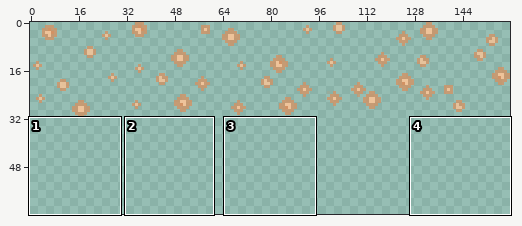
Sprite sheet: source/core/assets/images/fireflies.png. The first picture is a wide view before the edit; the outline marks the close-up.
Close-up. Old version:
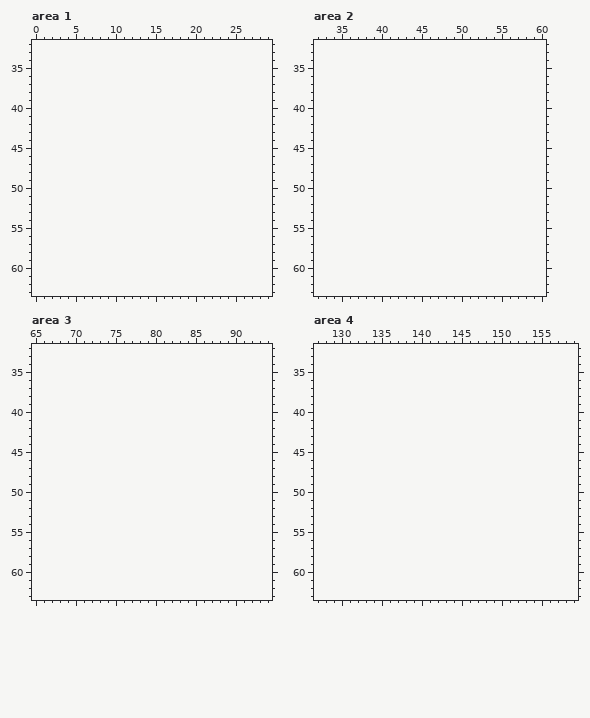
The file is 160x32 pixels. Colours within 5 levels of each other are drawn and written as one. Shown: area 1: x 0..29, y 32..63; area 2: x 32..60, y 32..63; area 3: x 65..94, y 32..63; area 4: x 127..159, y 32..63. The old version is drawn lined up with the new one, on the new canvas. The commit also changed other parts of the picture, which this record leaves out.
The same view after the edit:
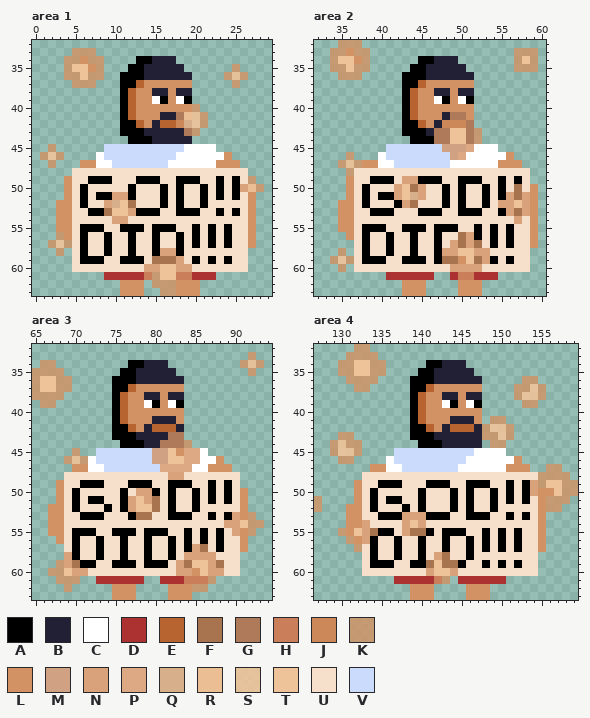
Palette (. is transparent): A #000000  B #222034  C #ffffff  D #ac3232  E #b86430  F #a7744f  G #ae7a5a  H #ca7e59  J #cc8859  K #d29264cb  L #d29264  M #d0a183  N #daa27a  P #dca984  Q #d7b08b  R #ebbe94  S #eec399e7  T #eec39a  U #f6e0cb  V #cbdbfc
Difference:
canvas 160x32 -> 160x64
Changed rows in their new state; - is an unchanged pixel.
Area 1:
first column x 1:
33 ----KKK---------------------
34 ---KKLKK----AABBB-----------
35 ---KTTLK---AABBBBB------K---
36 ---KKTKK--AAABBBBBB----KSK--
37 ----KKK---AAELLLLLL-----K---
38 ----------AELLBBLBB---------
39 ----------AELLCALCA---------
40 ----------AELLLLLLLK--------
41 ----------AELLLBBGRSK-------
42 ----------AAELBEEJQSK-------
43 ----------AAABBBBBGK--------
44 -----------AAABBBBB---------
45 -K------VVVVVVVVVVCCCC------
46 KSK----CVVVVVVVVVCCCCCCL----
47 -K---LLCCVVVVVVVCCCCCCLLL---
48 ----UUUUUUUUUUUUUUUUUUUUUU--
49 ---LUUAAAUUUAAAUUAAAUUAUAUK-
50 ---LUAUUUUUAUUUAUAUUAUAUANRK
51 ---LUAUAANNAUUUAUAUUAUAUAUL-
52 --LLUAUUNQTFUUUAUAUUAUUUUUL-
53 --LLUUAAFTTNAAAUUAAAUUAUAUL-
54 --LLUUUUUNNUUUUUUUUUUUUUUUL-
55 --LLUAAAUUAAAUAAAUUAUAUAUUL-
56 --KLUAUUAUUAUUAUUAUAUAUAUUL-
57 -KSKUAUUAUUAUUAUUAUAUAUAUUL-
58 --K-UAUUAUUAUUANNAUUUUUUUU--
59 ----UAAAUUAAAUFFFNUAUAUAUU--
60 ----UUUUUUUUUNNTTNNUUUUUUU--
61 --------DDDDDHKTTHHDDD------
62 ----------LLL-KKKLLL--------
63 ----------LLL--KKLLL--------
Area 2:
first column x 34:
32 -KKK----------------------
33 KKLKK------------------KKK
34 KTTLK------AABBB-------KTK
35 KKTKK-----AABBBBB------KKK
36 -KKK-----AAABBBBBB--------
37 ---------AAELLLLLL--------
38 ---------AELLBBLBB--------
39 ---------AELLCALCA--------
40 ---------AELLLLLLL--------
41 ---------AELLLBGGL--------
42 ---------AAELBJJJG--------
43 ---------AAABGGTTGK-------
44 ----------AAAGGTTGK-------
45 -------VVVVVVVMMMPCCC-----
46 --K---CVVVVVVVVMPCCCCCL---
47 -KSKLLCCVVVVVVVCCCCCCLLL--
48 --KUUUUUUUUUUUUUUUUUUUUUU-
49 --LUUAAAUNNAAAUUAAAUUAUAU-
50 --LUAUUUNTFNUUAUAUUAUAUFUL
51 --LUAUAANTQNUUAUAUUAUANFNL
52 -LLUAUUUANFUUUAUAUUAUNNTNL
53 -LLUUAAAUUUAAAUUAAAUUANFNL
54 -LLUUUUUUUUUUUUUUUUUUUUNUL
55 -LLUAAAUUAAAUAAAUUAUAUAUUL
56 --LUAUUAUUAUUAUUFNAUAUAUUL
57 ---UAUUAUUAUUAUNFNFUAUAUUL
58 -K-UAUUAUUAUUANNTTNNUUUUU-
59 KSKUAAAUUAAAUAFFLTFNAUAUU-
60 -K-UUUUUUUUUUUUNNNNUUUUUU-
61 -------DDDDDD--DHHDDD-----
62 ---------LLL----LLL-------
63 ---------LLL----LLL-------
Area 3:
first column x 65:
33 ---------------------------K-
34 -KK---------AABBB---------KSK
35 KKKK-------AABBBBB---------K-
36 KTTKK-----AAABBBBBB----------
37 KTTKK-----AAELLLLLL----------
38 KKKK------AELLBBLBB----------
39 -KK-------AELLCALCA----------
40 ----------AELLLLLLL----------
41 ----------AELLLBBBL----------
42 ----------AAELBEEEB----------
43 ----------AAABBBBGG----------
44 -----------AAABBGGGK---------
45 -----K--VVVVVVVMMTLPPC-------
46 ----KSKCVVVVVVVMMTTPPCCL-----
47 -----LLCCVVVVVVVPPPPCCLLL----
48 ----UUUUUUUUUUUUUNNUUUUUUU---
49 ---LUUAAAUUUAAAUUAAAUUAUAU---
50 ---LUAUUUUUAUNNAUAUUAUAUAUL--
51 ---LUAUAAUUANTNFUAUUAUAUAUL--
52 --LLUAUUUAUANTTFUAUUAUUUUUL--
53 --LLUUAAAUUUAFFUUAAAUUAUANLK-
54 --LLUUUUUUUUUUUUUUUUUUUUNNTKK
55 --LLUAAAUUAAAUAAAUUAUAUAUNLK-
56 ---LUAUUAUUAUUAUUAUAUAUAUUL--
57 ----UAUUAUUAUUAUUAUANFUAUUL--
58 ----NAUUAUUAUUAUUAUNNNNUUU---
59 ---KNFAAUUAAAUAAAUNFTTNFUU---
60 --KKTNNUUUUUUUUUUUNNLTNNUU---
61 ---KKK--DDDDDD--DDDHHHK------
62 ----K-----LLL----LLLKK-------
63 ----------LLL----LLL---------
Area 4:
first column x 127:
32 -----KK--------------------------
33 ----KKKK-------------------------
34 ---KKTTKK-----AABBB--------------
35 ---KKTTKK----AABBBBB-------------
36 ----KKKK----AAABBBBBB-----KK-----
37 -----KK-----AAELLLLLL----KKSK----
38 ------------AELLBBLBB----KSSK----
39 ------------AELLCALCA-----KK-----
40 ------------AELLLLLLL------------
41 ------------AELLLBBBL-KK---------
42 ------------AAELBEEEBKSSK--------
43 ---KK-------AAABBBBBBKKSK--------
44 --KSKK-------AAABBBBB-KK---------
45 --KSSK----VVVVVVVVVVCCCC---------
46 ---KK----CVVVVVVVVVCCCCCCL-------
47 -------LLCCVVVVVVVCCCCCCLLL--KK--
48 ------UUUUUUUUUUUUUUUUUUUUUUKKKK-
49 -----LUUAAAUUUAAAUUAAAUUAUANKTTKK
50 -----LUAUUUUUAUUUAUAUUAUAUANLLTKK
51 K----LUAUAAUUAUUUAUAUUAUAUAULKKK-
52 K---LLUAUUUAUAUUUAUAUUAUUUUULKK--
53 ----LLUUAAANNNAAAUUAAAUUAUAUL----
54 ----LLNUUUUNTNUUUUUUUUUUUUUUL----
55 ---KLTNFAAUNFFAUAAAUUAUAUAUUL----
56 ----KLNAUUAUUAUUAUUAUAUAUAUUL----
57 -----KUAUUAUUAUUAUUAUAUAUAUUL----
58 ------UAUUAUUAUNFUUAUUUUUUUU-----
59 ------UAAAUUAAFTFFAUUAUAUAUU-----
60 ------UUUUUUUUNTTNUUUUUUUUUU-----
61 ----------DDDDDHK-DDDDDD---------
62 ------------LLL----LLL-----------
63 ------------LLL----LLL-----------
Pixel boxes of the changes (left, top, right, bottom) in both close-ups:
added: (40, 48, 264, 296)
added: (330, 40, 538, 296)
added: (32, 352, 264, 600)
added: (314, 344, 578, 600)
